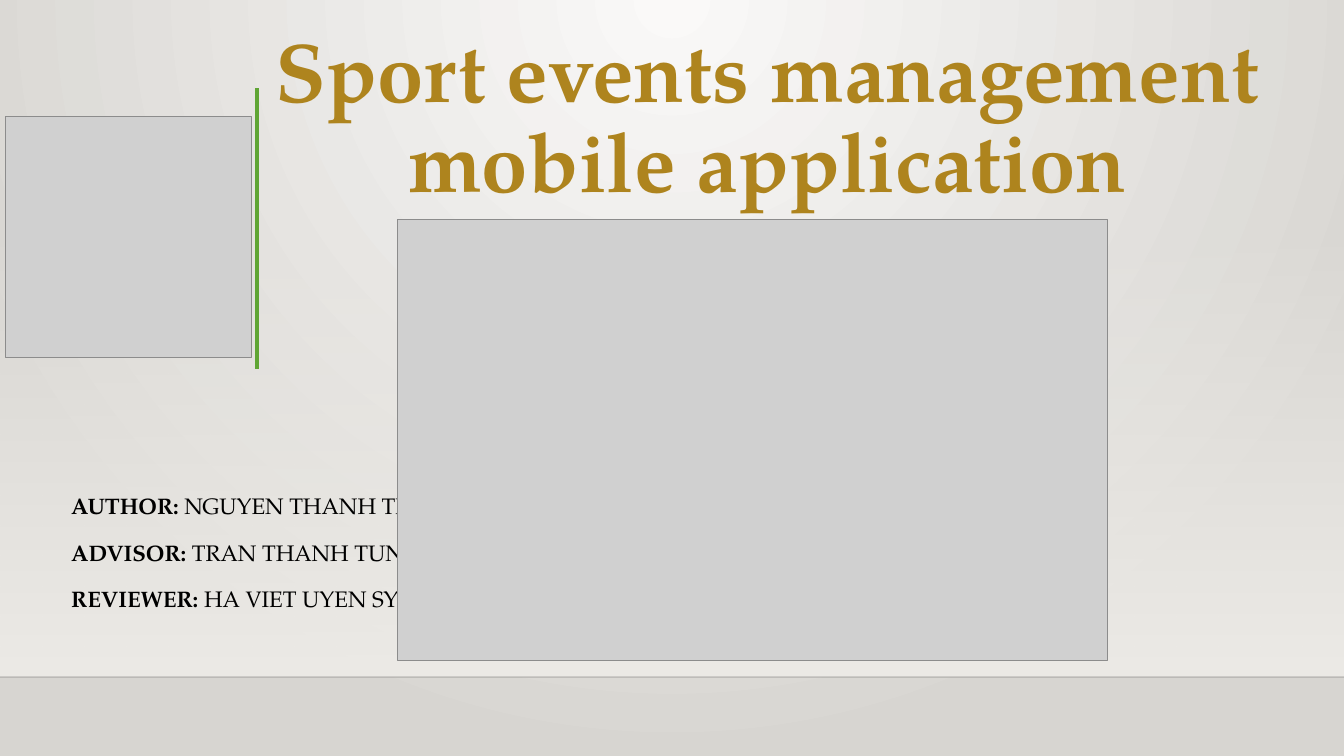
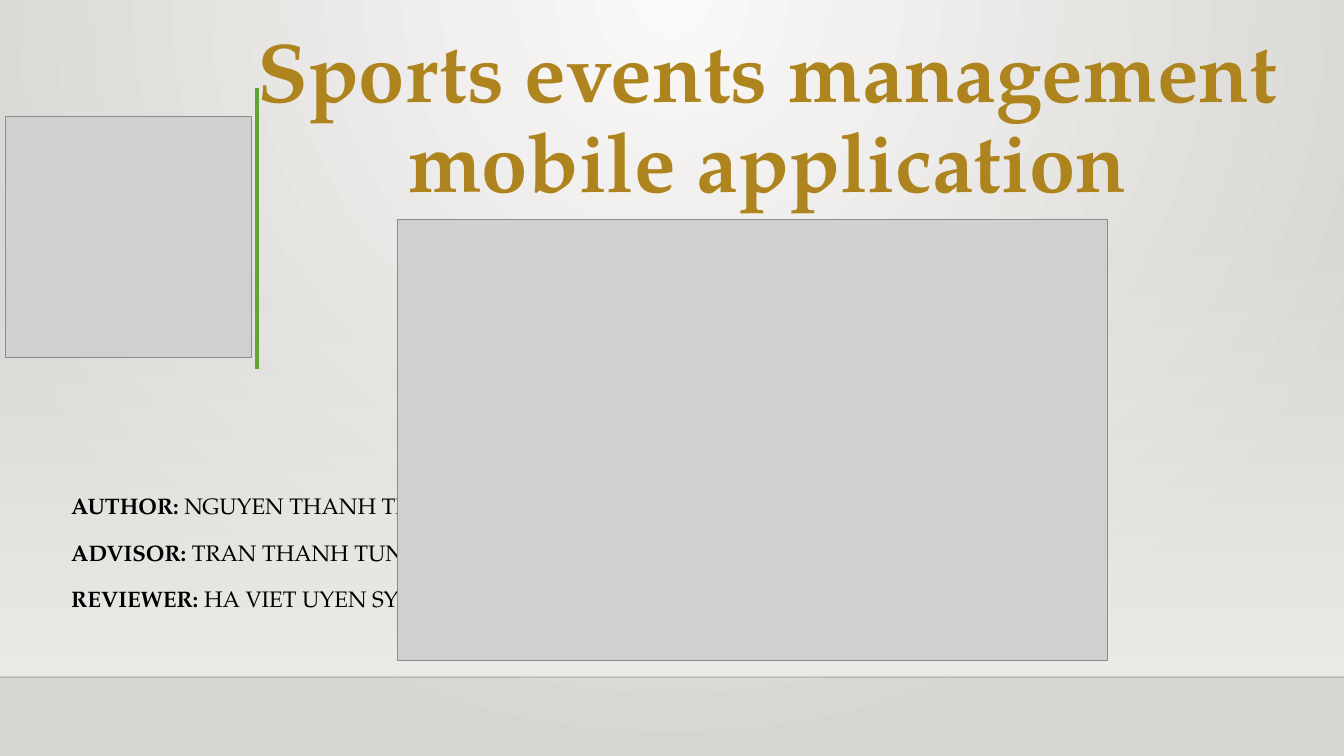
Before and after one commit to DTHero/My-Store, a slide deck: slide 1 of Presentation.pptx. Drawn at 1344x756 pixels with LibreOffice and Linux fonts; fonts in the diff are those of the drawing; grey boxes stand for pictures; background and template pictures are left out. Boxes give left, top, right and bottom in pixels: in the first picture for what was removed or moved away, otherwise in the second. Text is boxed around its words. In the diff, an @@ line names an element or a change of style, - is before the commit and + after.

```diff
--- a/Presentation.pptx
+++ b/Presentation.pptx
@@ title at [257, 44, 1278, 221]: text changed @@
-Sport events management mobile application
+Sports events management mobile application
```
Also in this commit, not shown: 2 other slides changed, 1 slide added, 1 other file.
